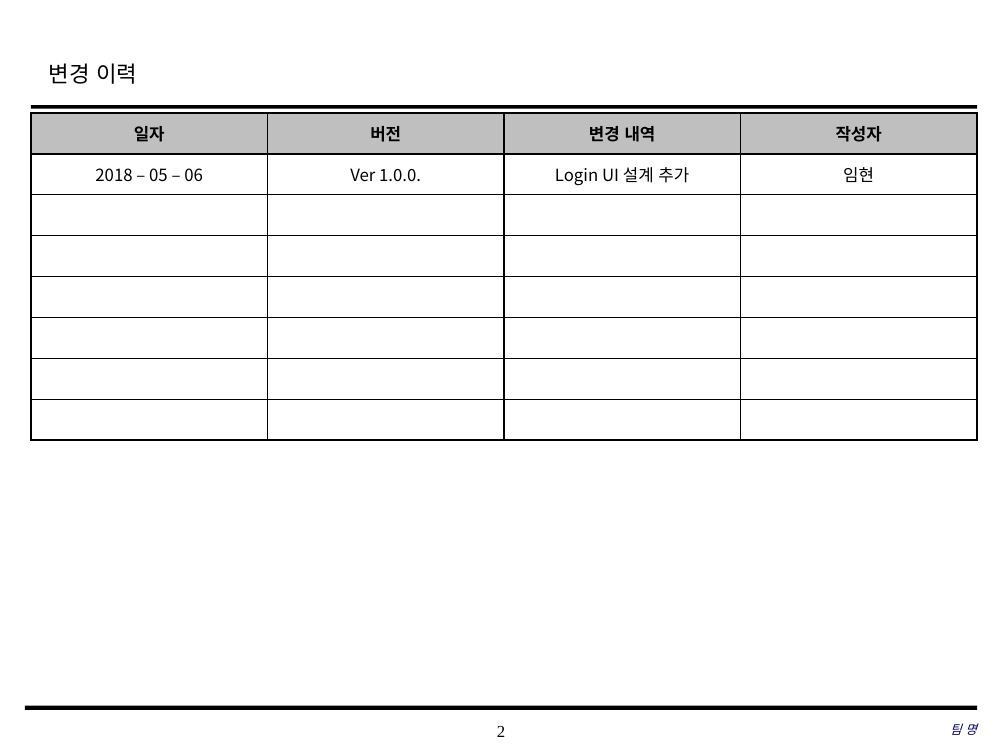
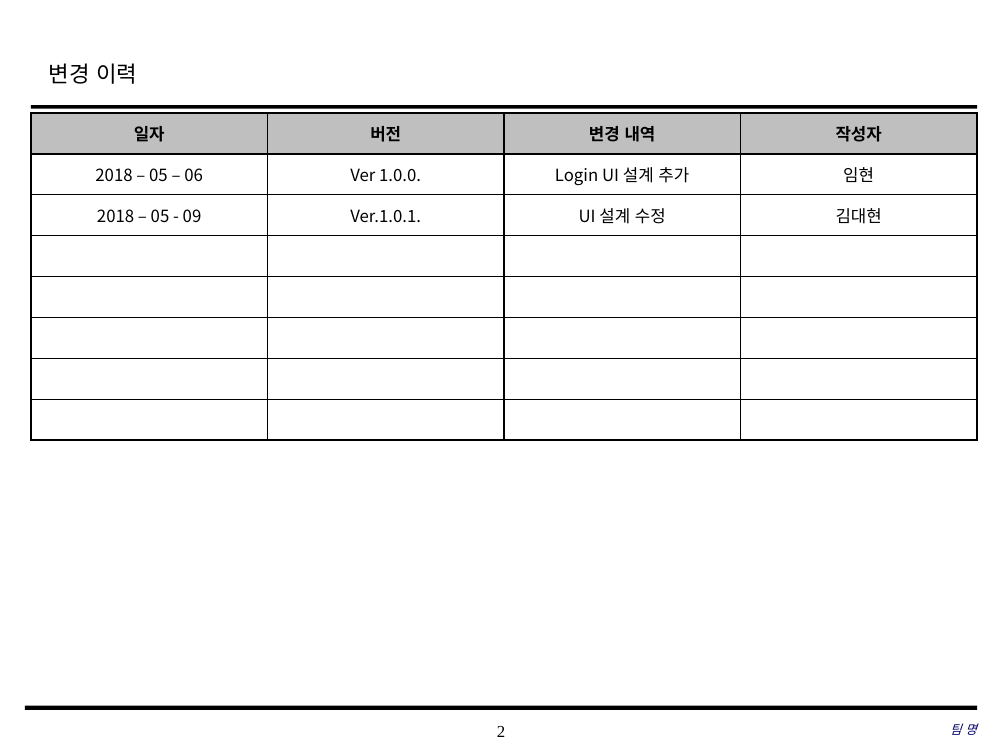
Before and after one commit to SMU-SE-Admin/2018_Capstone_D.VA_Doc, a slide deck: slide 2 of 03 설계/UI Design.pptx. Drawn at 1008x756 pixels with LibreOffice and Linux fonts; fonts in the diff are those of the drawing; background and template pictures are left out. Boxes give left, top, right and bottom in pixels: in the first picture for what was removed or moved away, otherwise in the second. Text is boxed around its words. In the diff, an @@ line names an element or a change of style, - is before the commit and + after.

```diff
--- a/03 설계/UI Design.pptx
+++ b/03 설계/UI Design.pptx
@@ table at [31,113,979,439] @@
+row 3: 2018 – 05 - 09 | Ver.1.0.1. | UI 설계 수정 | 김대현
-row 8:  |  |  | 
```
Also in this commit, not shown: 4 other slides changed, 13 slides added, 2 slides removed, 29 other files.
